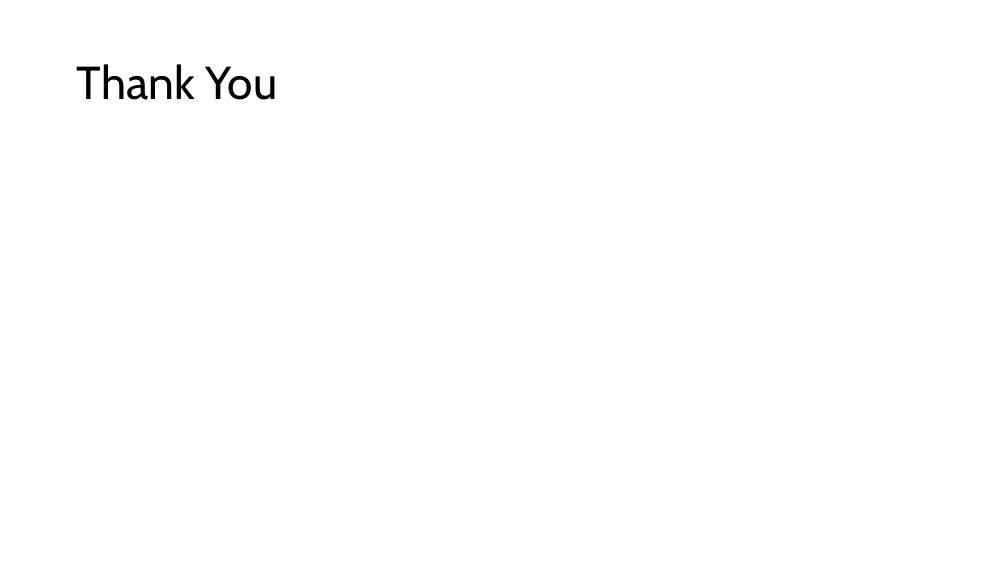
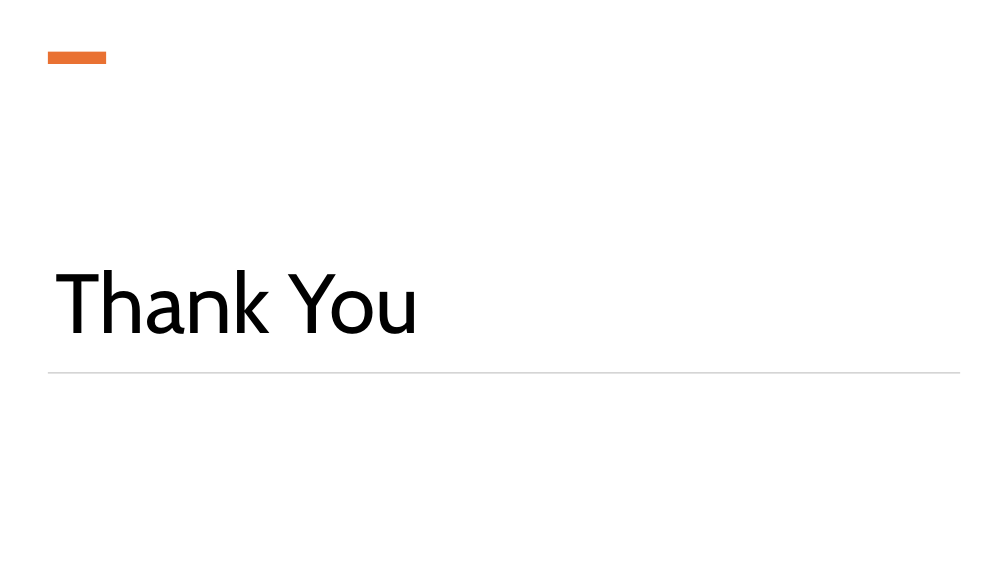
Before and after one commit to monalsutar/PPT, a slide deck: slide 23 of Automotive_Protocols.pptx (slide 22 before the commit). Drawn at 1008x567 pixels with LibreOffice and Linux fonts; fonts in the diff are those of the drawing. Boxes give left, top, right and bottom in pixels: in the first picture for what was removed or moved away, otherwise in the second. Text is boxed around its words. In the diff, an @@ line names an element or a change of style, - is before the commit and + after.

```diff
--- a/Automotive_Protocols.pptx
+++ b/Automotive_Protocols.pptx
@@ rectangle added at [48,52,106,64], fill #E97132 @@
@@ title "Thank You": place and size @@
-title "Thank You" at [77,64,277,100]
+title "Thank You" at [55,270,420,334]
@@ title "Thank You" at [55,270,420,334]: size 44 to 80 pt; vertical alignment middle to bottom @@
@@ rectangle added at [48,372,960,374], fill #D5D5D5 @@
```
Also in this commit, not shown: 5 other slides changed, 3 slides added, 2 slides removed, 1 other file.
